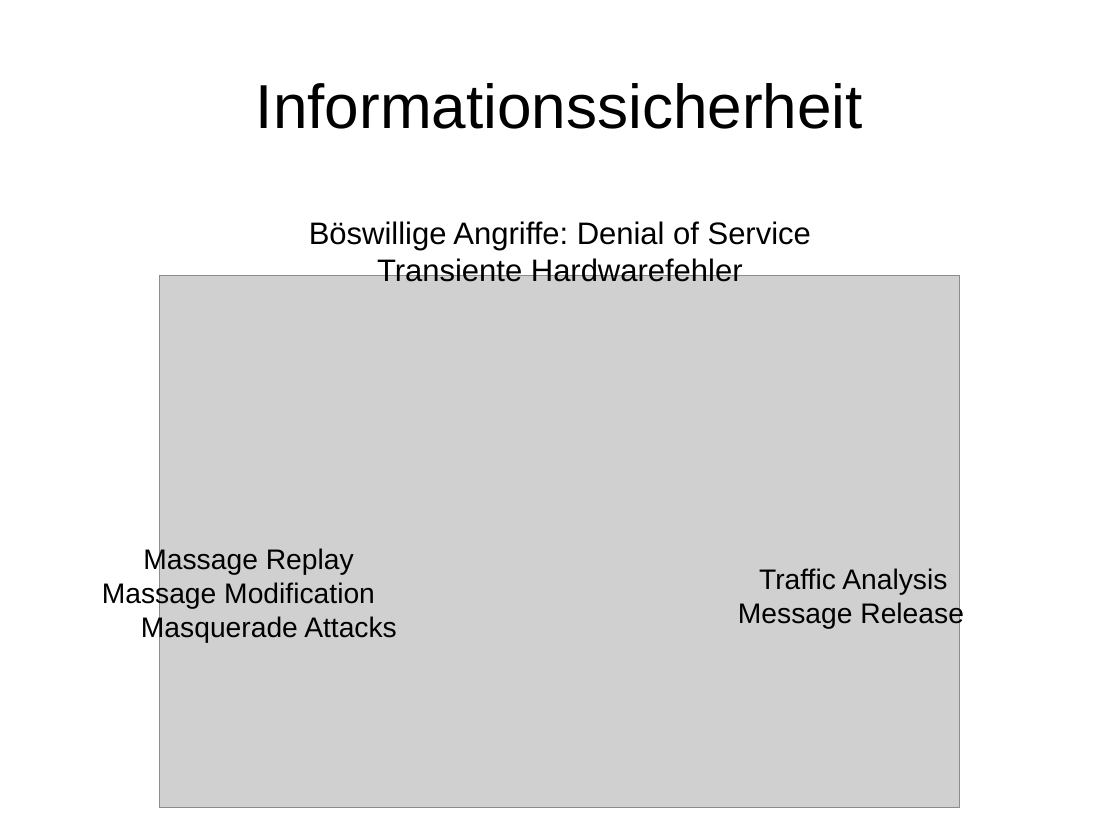
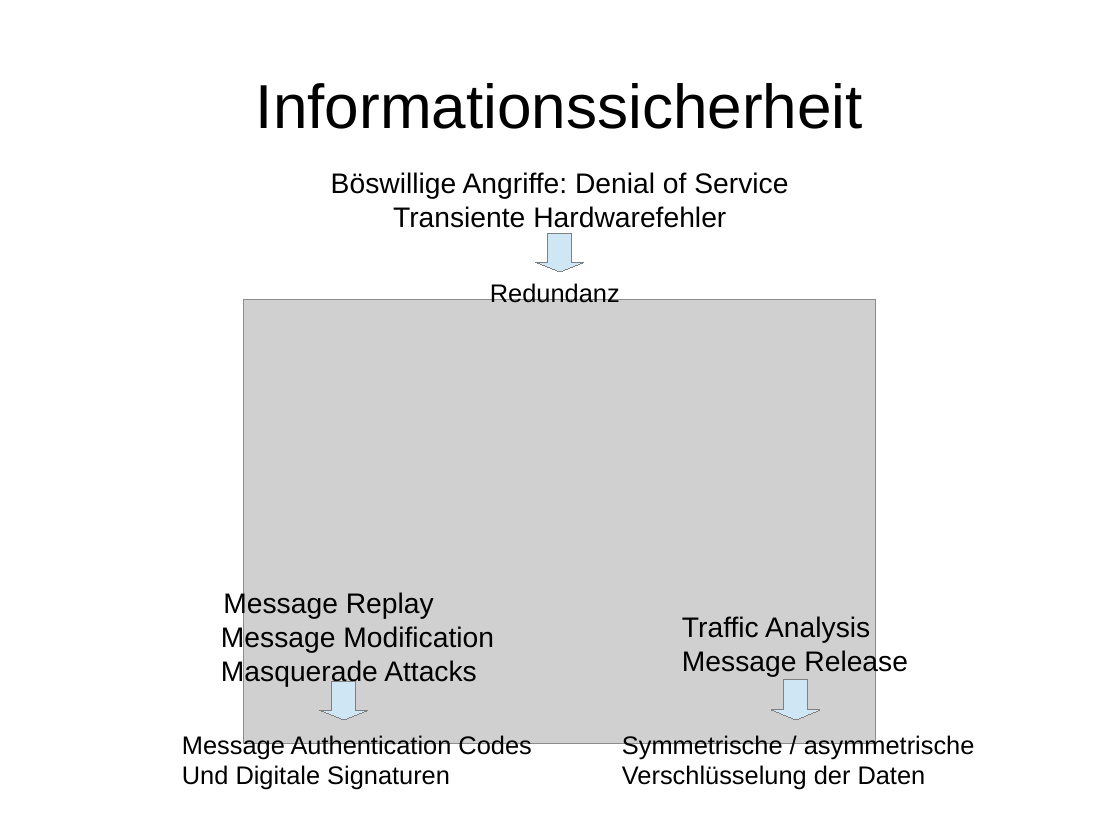
Before and after one commit to hglanzer/knxSec, a slide deck: slide 3 of Praesentation/KNX praesentation.odp. Drawn at 1120x840 pixels with LibreOffice and Linux fonts; fonts in the diff are those of the drawing; grey boxes stand for pictures; background and template pictures are left out. Boxes give left, top, right and bottom in pixels: in the first picture for what was removed or moved away, otherwise in the second. Text is boxed around its words. In the diff, an @@ line names an element or a change of style, - is before the commit and + after.

```diff
--- a/Praesentation/KNX praesentation.odp
+++ b/Praesentation/KNX praesentation.odp
@@ text "Böswillige Angriffe: Denial of Service": place and size @@
-text "Böswillige Angriffe: Denial of Service" at <box>309,221,811,282</box>
+text "Böswillige Angriffe: Denial of Service" at <box>331,172,788,228</box>
@@ text "Böswillige Angriffe: Denial of Service" at <box>331,172,788,228</box>: size 22 to 20 pt @@
@@ down arrow added at <box>537,233,584,271</box>, fill #CFE7F5, outline #808080 0 pt @@
@@ text added at <box>490,281,620,303</box>, 18 pt, text #000000 @@
+Redundanz
@@ picture: place and size @@
-picture at <box>160,276,959,808</box>
+picture at <box>244,300,876,744</box>
@@ text "Message Replay": place and size @@
-text "Message Replay" at <box>102,547,397,643</box>
+text "Message Replay" at <box>221,591,494,687</box>
@@ text at <box>221,591,494,653</box>: text changed @@
-Massage Replay
-Massage Modification
+Message Replay
+Message Modification
@@ text "Traffic Analysis": place and size @@
-text "Traffic Analysis" at <box>738,568,964,629</box>
+text "Traffic Analysis" at <box>682,616,908,677</box>
@@ down arrow added at <box>320,681,368,720</box>, fill #CFE7F5, outline #808080 0 pt @@
@@ down arrow added at <box>772,680,820,720</box>, fill #CFE7F5, outline #808080 0 pt @@
@@ text added at <box>182,733,531,790</box>, 18 pt, text #000000 @@
+Message Authentication Codes
+Und Digitale Signaturen
@@ text added at <box>622,733,975,790</box>, 18 pt, text #000000 @@
+Symmetrische / asymmetrische Verschlüsselung der Daten
```
Also in this commit, not shown: 13 other slides changed, 13 slides added, 4 slides removed, 33 other files.
